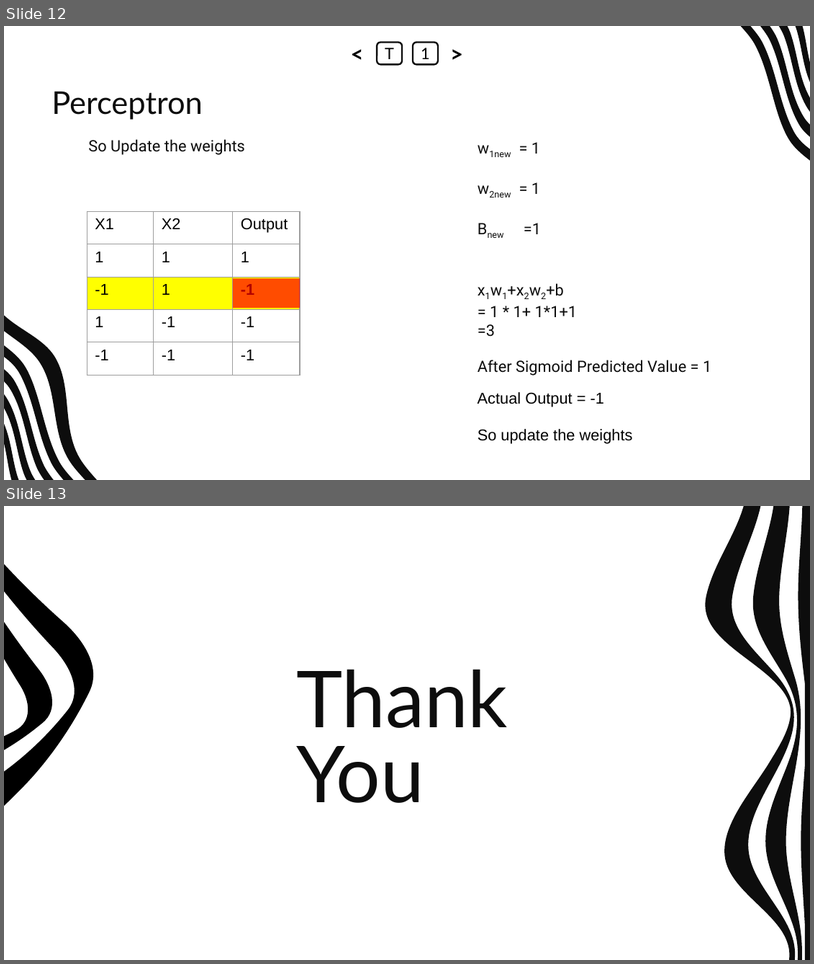
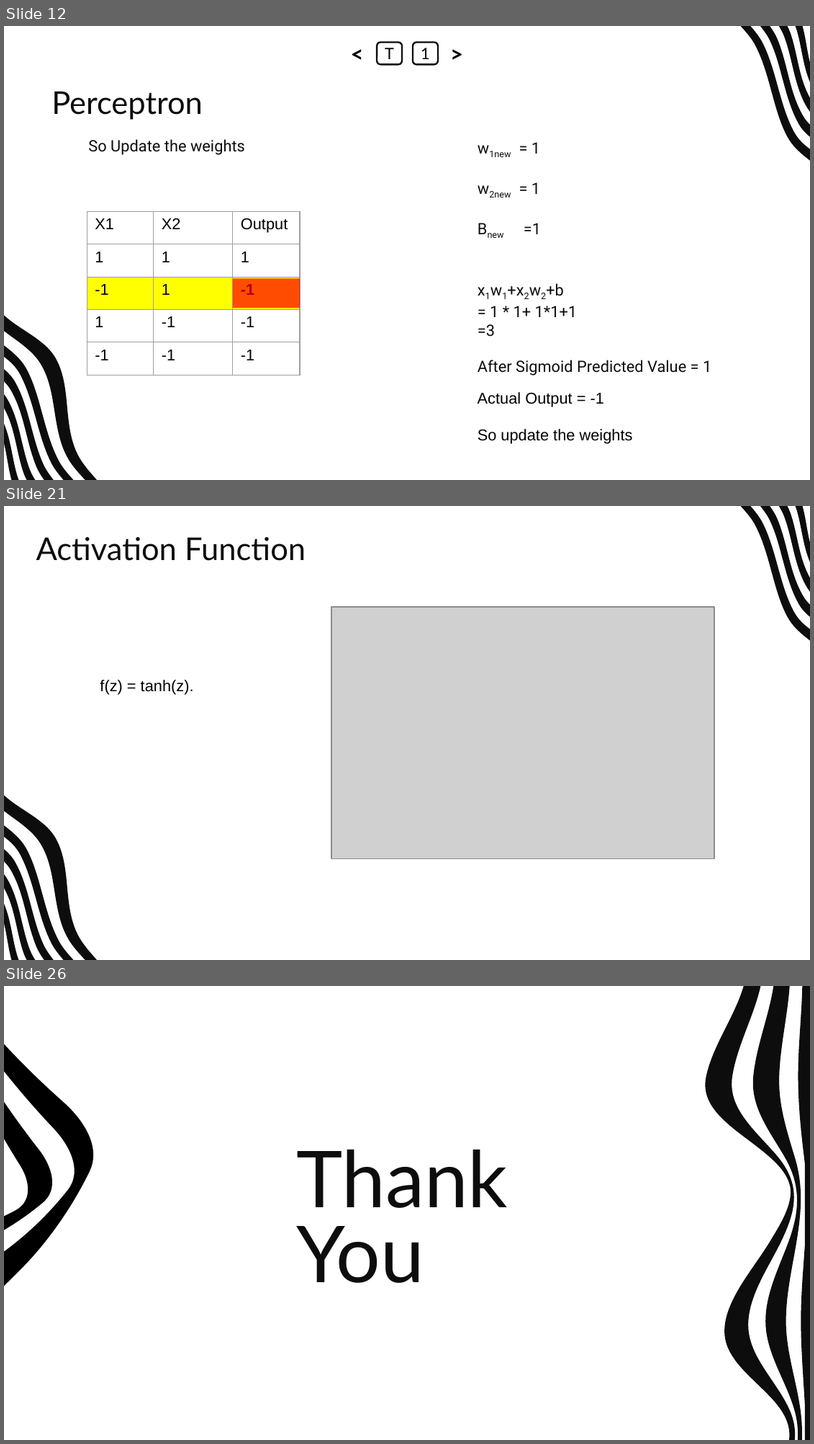
Before and after one commit to abrarhasan3/Green-Uni-All-Academic-Content, a slide deck: CSE 411 Machine Learning/New Slides/ML_CH_11.pptx. Shown one above the other, each under a label of ours: slides 12 and 13 before the commit, slides 12, 21 and 26 after it; the slides between them are not shown. The pictures are 814x964 and 814x1444 pixels, drawn with LibreOffice and Linux fonts; fonts in the diff are those of the drawing; grey boxes stand for pictures. Boxes give left, top, right and bottom in pixels: in the first picture for what was removed or moved away, otherwise in the second. Text is boxed around its words. In the diff, an @@ line names an element or a change of style, - is before the commit and + after.

```diff
--- a/CSE 411 Machine Learning/New Slides/ML_CH_11.pptx
+++ b/CSE 411 Machine Learning/New Slides/ML_CH_11.pptx
@@ slide 21 added at box(4, 506, 810, 960), background #FFFFFF; not listed: 9 template elements that a slide beside it also shows @@
@@ title added at box(36, 537, 306, 561), 28 pt, text #0D0D0D @@
+Activation Function
@@ picture added at box(332, 607, 715, 858) @@
@@ text added at box(100, 680, 194, 695), 14 pt, text #000000 @@
+f(z) = tanh(z).
@@ what was slide 13 is now slide 26 @@
```
Also in this commit, not shown: 12 other slides added, 1 other file.
